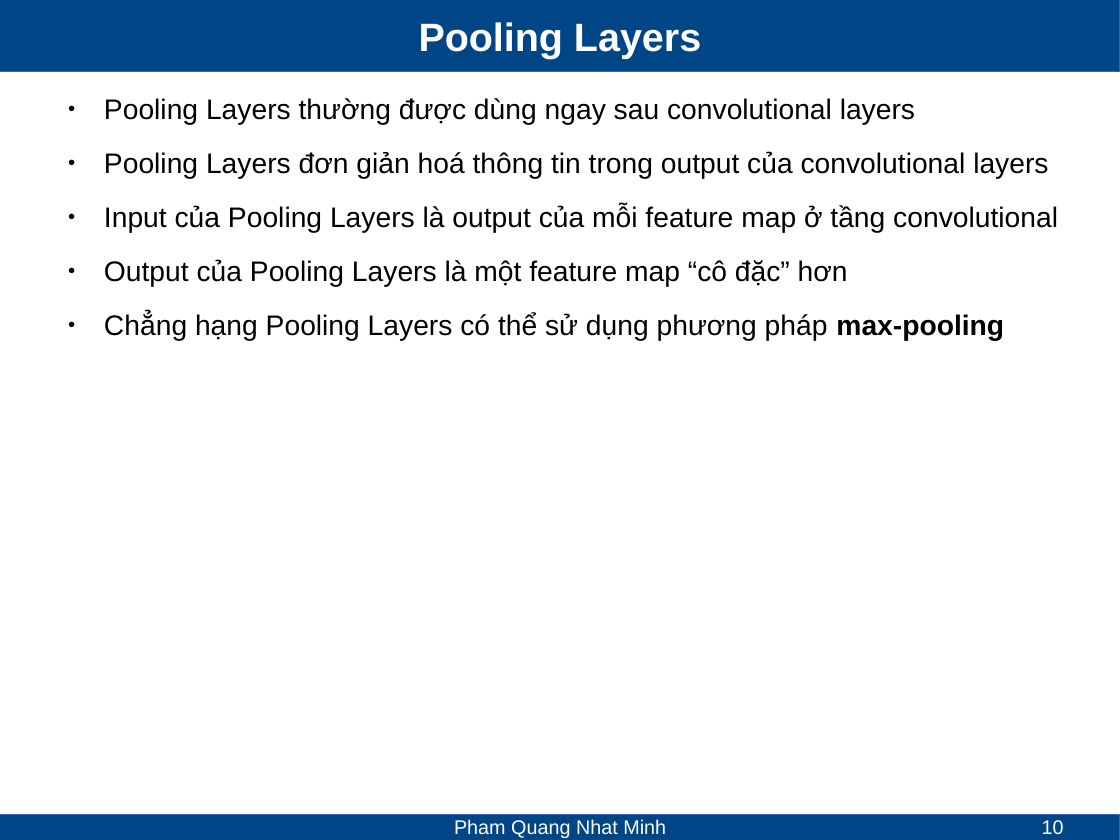
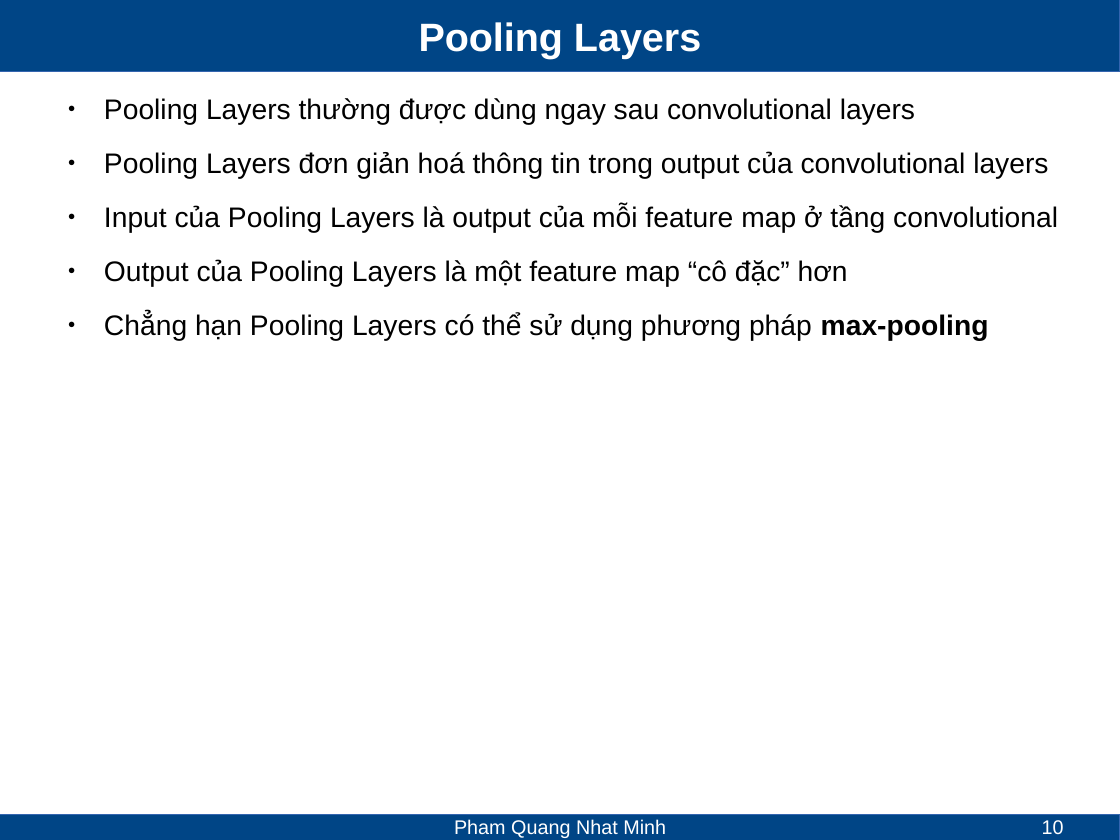
Before and after one commit to minhpqn/DeepLunch, a slide deck: slide 10 of slides/CNN/Introduction-to-CNN.odp. Drawn at 1120x840 pixels with LibreOffice and Linux fonts; fonts in the diff are those of the drawing. Boxes give left, top, right and bottom in pixels: in the first picture for what was removed or moved away, otherwise in the second. Text is boxed around its words. In the diff, an @@ line names an element or a change of style, - is before the commit and + after.

Commit message:
Revised slide

```diff
--- a/slides/CNN/Introduction-to-CNN.odp
+++ b/slides/CNN/Introduction-to-CNN.odp
@@ text at box(104, 313, 989, 341): text changed @@
-● Chẳng hạng Pooling Layers có thể sử dụng phương pháp max-pooling
+● Chẳng hạn Pooling Layers có thể sử dụng phương pháp max-pooling
```
Also in this commit, not shown: 1 other file.
